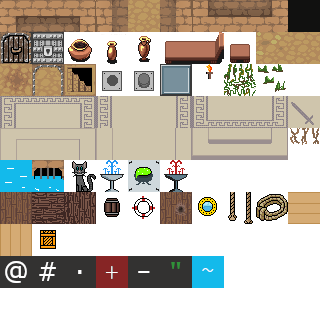
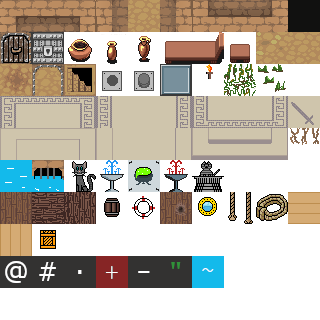
Layered file, before and after one edit (320px x 320px). Changes by layer:
painted on "tilemap.png" over bbox(192, 161, 224, 192)
